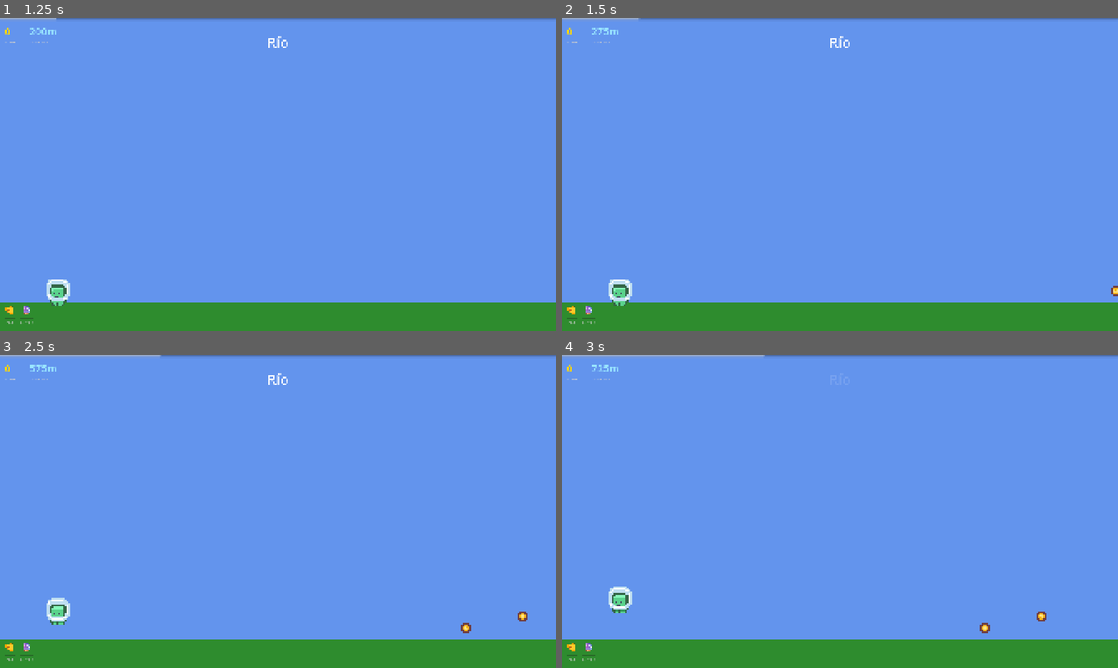
Above: before the commit, frames 1-4 (two rows, left to right).
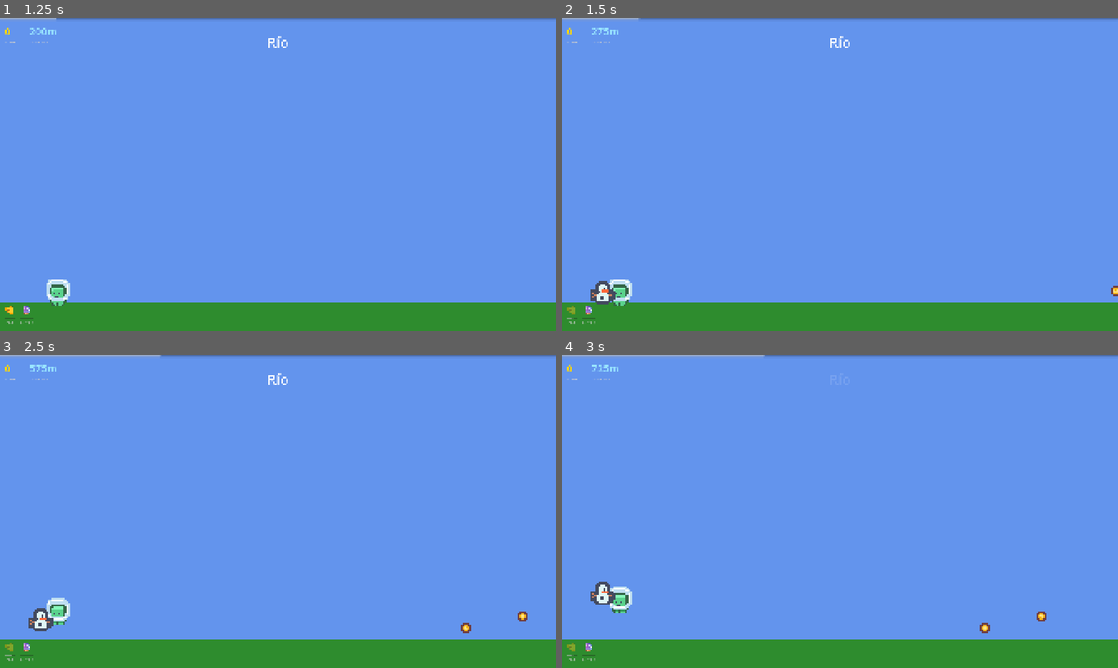
Above: after the commit, the same moments.

Repository: neoasistant-bot/runner-godot
Game: Godot game, scene res://scenes/main_menu.tscn
Two runs of this game, one before a commit and one after it. Both use one fixed random seed, a clock stepped at 60 frames per second and the inputs below.
Inputs (mouse positions are in pixels of both pictures, inside the frame that each line leads up to):
- Up to frame 1 (1.25 s): click "PLAY" at 0.5 s
- Up to frame 2 (1.5 s): tap Enter at 1.25 s; move the mouse to (962, 158) at 1.27 s; hold D (move_right) from 1.28 s (still down); hold Z (melee_attack, bound only after the commit) from 1.28 s (still down); click (962, 158) at 1.42 s
- Up to frame 3 (2.5 s): keep holding D (move_right); tap W (move_up) at 1.52, 2.27 s; tap X (ranged_attack, bound only after the commit) at 1.55, 2.1 s; move the mouse to (166, 527) at 2.02 s; release Z (melee_attack, bound only after the commit) at 2.03 s; tap Z (melee_attack, bound only after the commit) at 2.3 s
- Up to frame 4 (3 s): move the mouse to (895, 442) at 2.77 s; release D (move_right) at 2.78 s; hold A (move_left) from 2.78 s (still down); hold Z (melee_attack, bound only after the commit) from 2.78 s (still down)

Frame 1 is identical in both runs. In frame 2, 0.3% of the frame differs, in the area x 0-10%, y 84-97%; in frame 3, 0.3%; in frame 4, 0.3%.

Commit message:
fix: teclado Z=melee X=ranged, thresholds más bajos (10/25/60/150/300), debug print en EnemySpawner

Diff:
--- a/project.godot
+++ b/project.godot
@@ -57,6 +57,17 @@
 ]
 }
 
+melee_attack={
+"deadzone": 0.5,
+"events": [Object(InputEventKey,"resource_local_to_scene":false,"resource_name":"","device":-1,"window_id":0,"alt_pressed":false,"shift_pressed":false,"ctrl_pressed":false,"meta_pressed":false,"pressed":false,"keycode":90,"physical_keycode":0,"key_label":0,"unicode":0,"location":0,"echo":false,"script":null)
+]
+}
+ranged_attack={
+"deadzone": 0.5,
+"events": [Object(InputEventKey,"resource_local_to_scene":false,"resource_name":"","device":-1,"window_id":0,"alt_pressed":false,"shift_pressed":false,"ctrl_pressed":false,"meta_pressed":false,"pressed":false,"keycode":88,"physical_keycode":0,"key_label":0,"unicode":0,"location":0,"echo":false,"script":null)
+]
+}
+
 [physics]
 
 3d/physics_engine="Jolt Physics"
--- a/scripts/combat_controller.gd
+++ b/scripts/combat_controller.gd
@@ -57,7 +57,15 @@
 	if not _enabled:
 		return
 
-	# Detect taps (touch or click)
+	# Teclado: Z = melee directo, X = ranged directo
+	if event.is_action_pressed("melee_attack"):
+		_try_melee_attack()
+		return
+	if event.is_action_pressed("ranged_attack"):
+		_try_ranged_attack()
+		return
+
+	# Touch / click → lógica de tap (simple=melee, doble=ranged)
 	if event is InputEventScreenTouch and event.pressed:
 		_handle_tap()
 	elif event is InputEventMouseButton and event.pressed and event.button_index == MOUSE_BUTTON_LEFT:
--- a/scripts/enemy_spawner.gd
+++ b/scripts/enemy_spawner.gd
@@ -48,8 +48,10 @@
 	return max(interval, _min_spawn_interval)
 
 func _spawn_enemy() -> void:
+	var current_phase: int = GameManager.get_phase()
+	print("[EnemySpawner] phase=", current_phase, " xp=", GameManager.total_xp)
 	# No spawnar enemigos hasta Fase ENEMIES
-	if GameManager.get_phase() < GameManager.DifficultyPhase.ENEMIES:
+	if current_phase < GameManager.DifficultyPhase.ENEMIES:
 		return
 
 	var enemy_scene := _pick_enemy_type()
--- a/scripts/game_manager.gd
+++ b/scripts/game_manager.gd
@@ -26,7 +26,7 @@
 var levels_completed: int = 0
 var _current_phase: int = DifficultyPhase.OBSTACLES_ONLY
 
-const PHASE_THRESHOLDS: Array[int] = [0, 30, 80, 180, 350, 600]
+const PHASE_THRESHOLDS: Array[int] = [0, 10, 25, 60, 150, 300]
 
 func _ready() -> void:
 	load_data()
